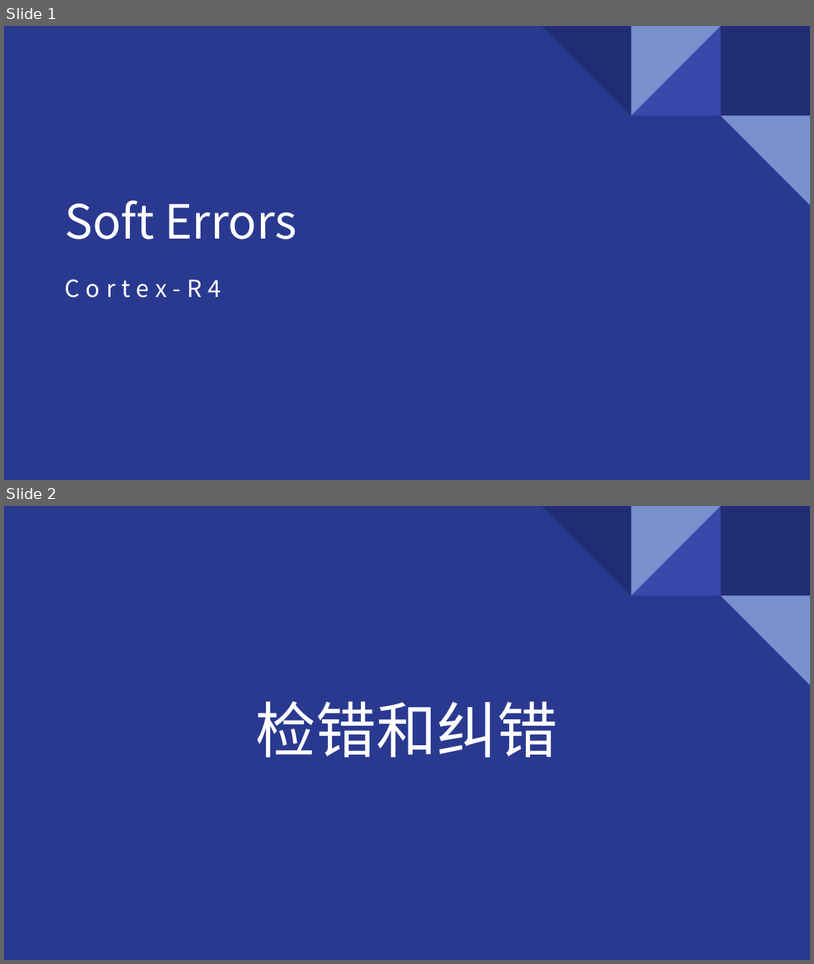
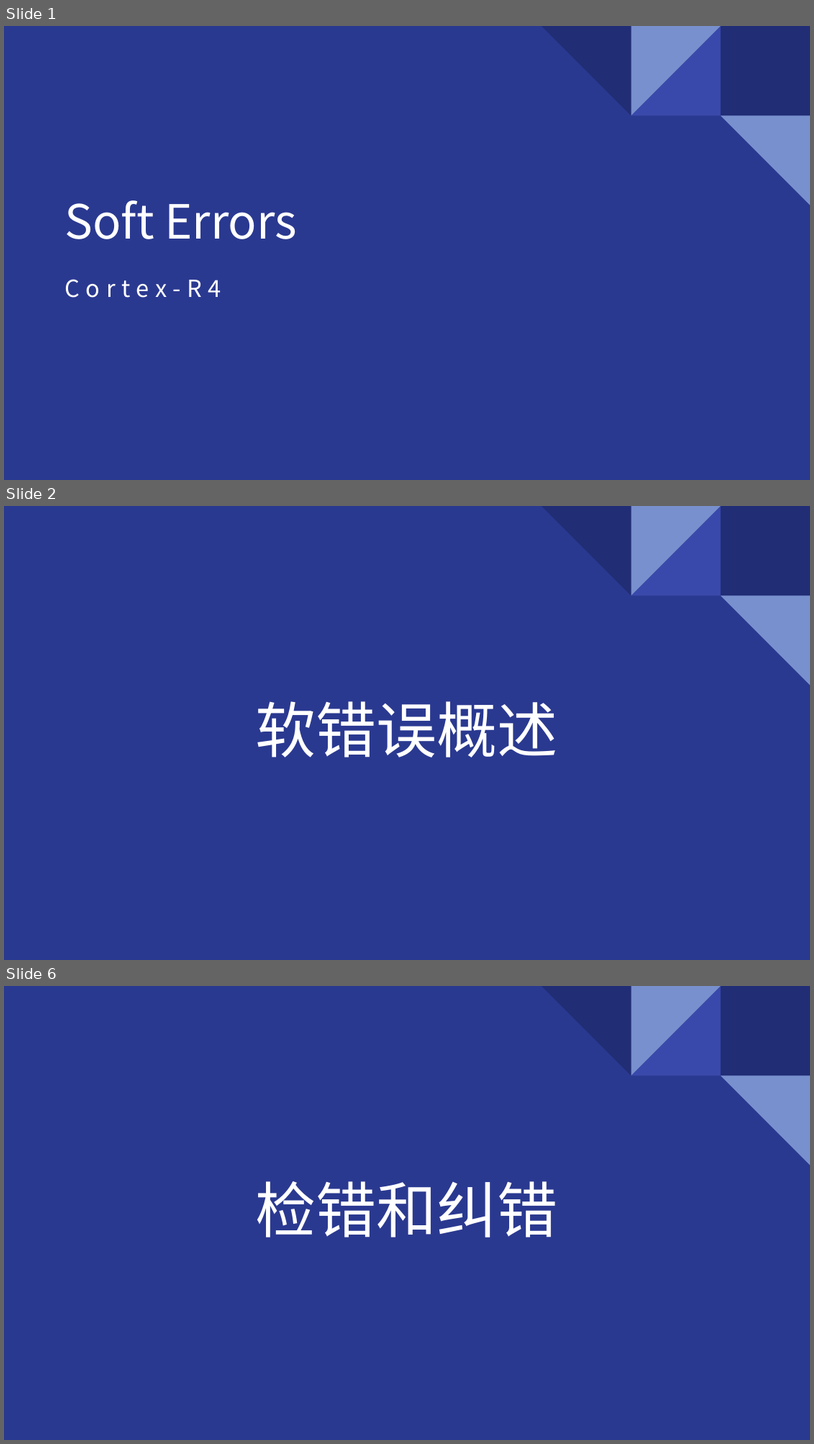
Before and after one commit to GentleBreezeBlow/R4_doc, a slide deck: Report/1-Soft Errors.pptx. Shown one above the other, each under a label of ours: slides 1 and 2 before the commit, slides 1, 2 and 6 after it; the slides between them are not shown. The pictures are 814x964 and 814x1444 pixels, drawn with LibreOffice and Linux fonts; fonts in the diff are those of the drawing. Boxes give left, top, right and bottom in pixels: in the first picture for what was removed or moved away, otherwise in the second. Text is boxed around its words. In the diff, an @@ line names an element or a change of style, - is before the commit and + after.

```diff
--- a/Report/1-Soft Errors.pptx
+++ b/Report/1-Soft Errors.pptx
@@ slide 2 added at [4, 506, 810, 960], background #2A3990; not listed: 5 template elements that a slide beside it also shows @@
@@ title added at [256, 701, 558, 757], 54 pt, text #FFFFFF @@
+软错误概述
@@ what was slide 2 is now slide 6 @@
```
Also in this commit, not shown: 3 other slides added, 1 slide removed.
